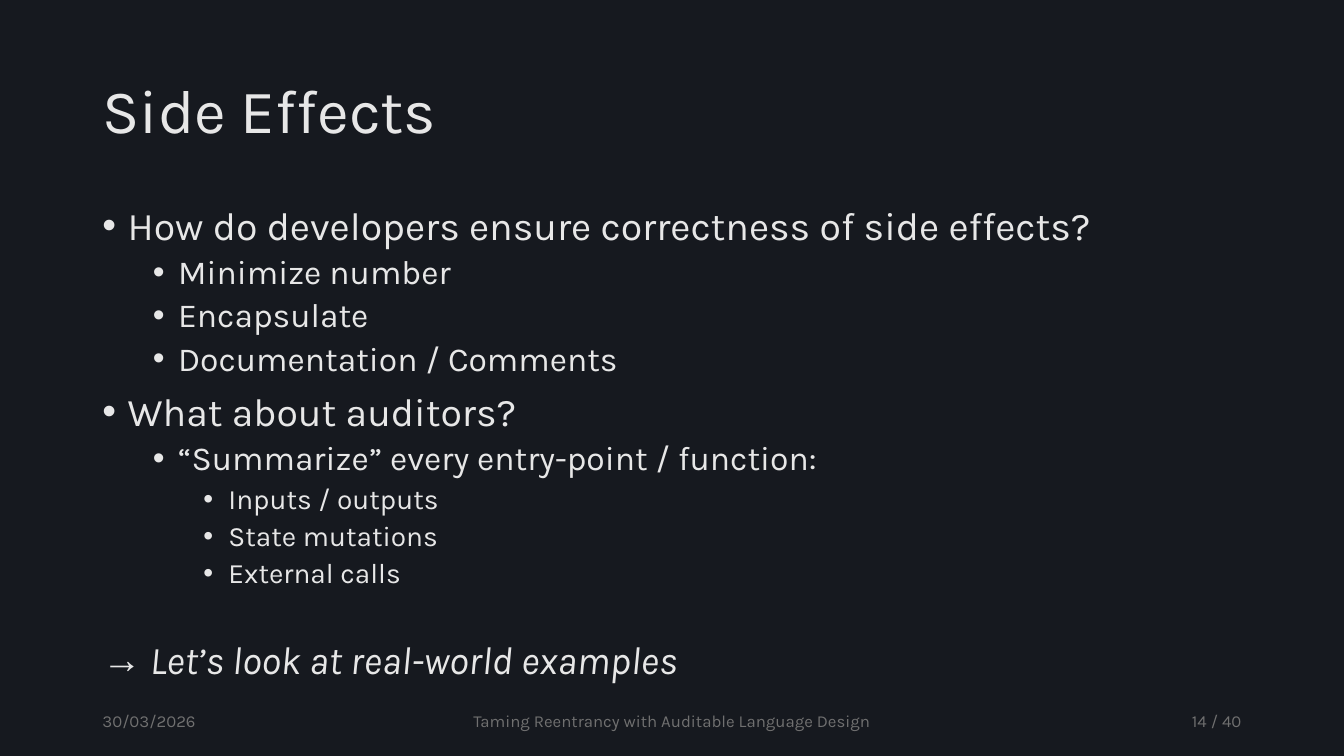
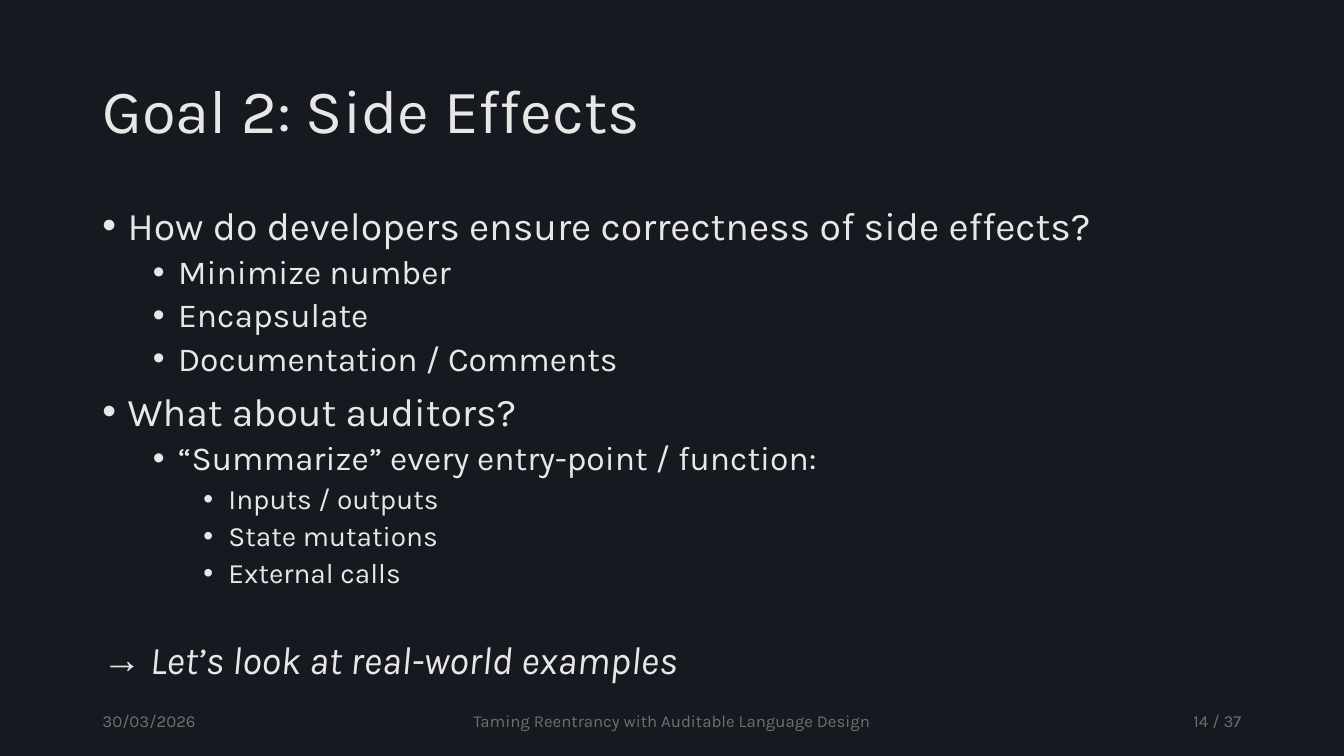
Before and after one commit to tzann/thesis, a slide deck: slide 14 of doc/presentation/Thesis.pptx. Drawn at 1344x756 pixels with LibreOffice and Linux fonts; fonts in the diff are those of the drawing. Boxes give left, top, right and bottom in pixels: in the first picture for what was removed or moved away, otherwise in the second. Text is boxed around its words. In the diff, an @@ line names an element or a change of style, - is before the commit and + after.

```diff
--- a/doc/presentation/Thesis.pptx
+++ b/doc/presentation/Thesis.pptx
@@ title at [102,90,640,134]: text changed @@
-Side Effects
+Goal 2: Side Effects
@@ page number at [1193,716,1242,727]: text changed @@
-14 / 40
+14 / 37
```
Also in this commit, not shown: 7 other slides changed.
